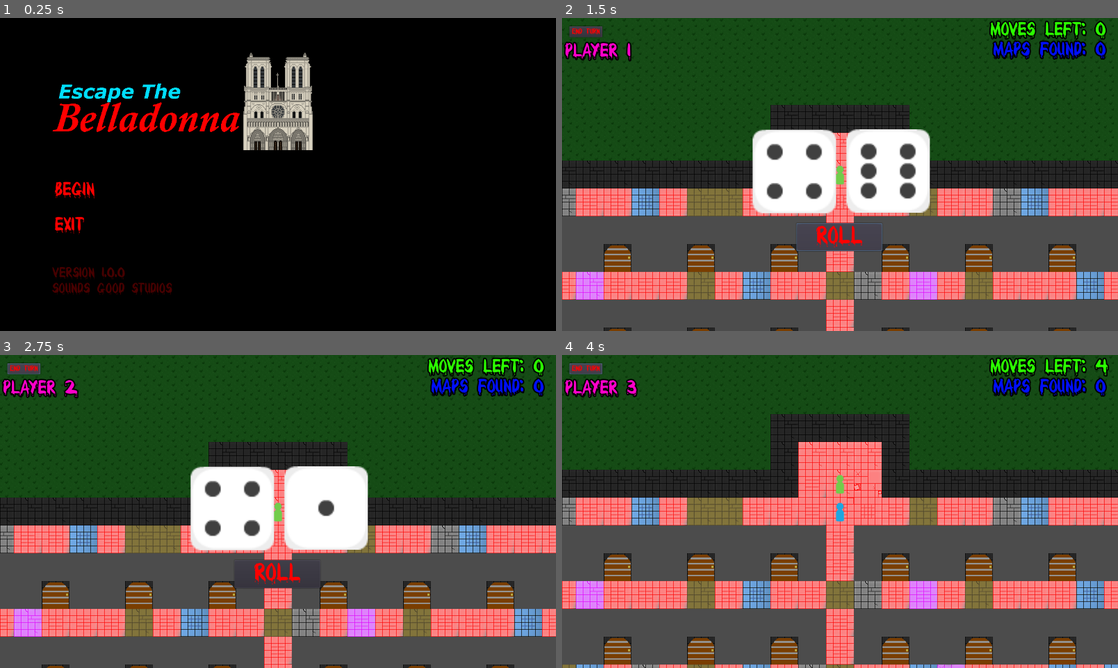
Above: before the commit, frames 1-4 (two rows, left to right).
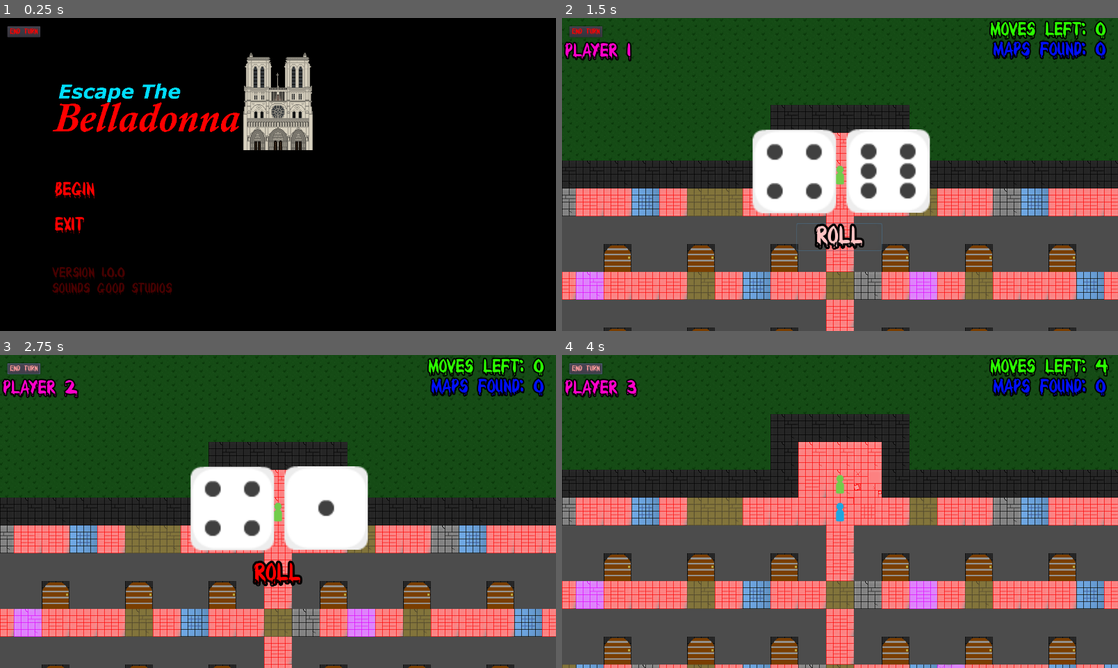
Above: after the commit, the same moments.

Repository: 44351-w22/protech-adaptation-game-sounds-good-studios
Game: Godot game, scene res://World.tscn
Same seed, same stepped clock (60 frames per second), same inputs: the game is played once before the commit and once after it.
Inputs:
- Up to frame 1 (0.25 s): no input
- Up to frame 2 (1.5 s): click "Begin" at 0.5 s; click "ROLL" at 1.25 s
- Up to frame 3 (2.75 s): click "End Turn" at 2 s
- Up to frame 4 (4 s): tap Enter at 2.75 s; hold Right (ui_right) 2.78-3.53 s; hold Down (ui_down) from 3.53 s (still down)

The runs differ from the first frame. In frame 1, 0.2% of the frame differs, in the area x 1-8%, y 2-7%; in frame 2, 0.7%, in the area x 42-58%, y 65-75%; in frame 3, 0.6%; in frame 4, less than 0.1%.

Commit message:
minor ui adjustments

Diff:
--- a/Dice_Roller.tscn
+++ b/Dice_Roller.tscn
@@ -7,6 +7,8 @@
 
 [sub_resource type="DynamicFont" id=1]
 size = 52
+outline_size = 5
+outline_color = Color( 0, 0, 0, 1 )
 font_data = ExtResource( 3 )
 
 [sub_resource type="InputEventAction" id=2]
@@ -52,14 +54,15 @@
 margin_top = 92.0
 margin_right = 97.0
 margin_bottom = 156.0
-custom_colors/font_color_disabled = Color( 1, 0, 0, 1 )
-custom_colors/font_color_focus = Color( 1, 0, 0, 1 )
+custom_colors/font_color_disabled = Color( 0, 0, 0, 1 )
+custom_colors/font_color_focus = Color( 0, 0, 0, 1 )
 custom_colors/font_color = Color( 1, 0, 0, 1 )
-custom_colors/font_color_hover = Color( 1, 0, 0, 1 )
-custom_colors/font_color_pressed = Color( 1, 0, 0, 1 )
+custom_colors/font_color_hover = Color( 1, 0.768627, 0.768627, 1 )
+custom_colors/font_color_pressed = Color( 0.282353, 0, 0, 1 )
 custom_fonts/font = SubResource( 1 )
 shortcut = SubResource( 3 )
 text = "ROLL"
+flat = true
 __meta__ = {
 "_edit_use_anchors_": false
 }
--- a/Player.gd
+++ b/Player.gd
@@ -38,8 +38,6 @@
 			movesLeft -= 1
 		if movesLeft == 0:
 			emit_signal("Collision")
-		#if $CollisionShape2D.position.x != start_Position_x or $CollisionShape2D.position.y != start_Position_y:
-			#emit_signal("Collision")
 
 
 func move_tween(dir):
--- a/World.tscn
+++ b/World.tscn
@@ -22,7 +22,6 @@
 [ext_resource path="res://assets/players/pieceBlue_single18.png" type="Texture" id=21]
 [ext_resource path="res://assets/players/piecePurple_single01.png" type="Texture" id=22]
 [ext_resource path="res://assets/players/pieceWhite_single00.png" type="Texture" id=23]
-[ext_resource path="res://assets/dice/dieWhite3.png" type="Texture" id=28]
 
 [sub_resource type="ConvexPolygonShape2D" id=8]
 points = PoolVector2Array( 0, 0, 64, 0, 64, 64, 0, 64 )
@@ -384,16 +383,6 @@
 [sub_resource type="RectangleShape2D" id=33]
 extents = Vector2( 14, 24 )
 
-[sub_resource type="DynamicFont" id=44]
-size = 52
-font_data = ExtResource( 6 )
-
-[sub_resource type="InputEventAction" id=2]
-action = "ui_select"
-
-[sub_resource type="ShortCut" id=3]
-shortcut = SubResource( 2 )
-
 [sub_resource type="DynamicFont" id=35]
 font_data = ExtResource( 6 )
 
@@ -499,17 +488,8 @@
 
 [node name="Dice_Roller" parent="CanvasLayer" instance=ExtResource( 5 )]
 visible = false
-totalRoll = 4
-
-[node name="DiceB" parent="CanvasLayer/Dice_Roller/Container" index="1"]
-texture = ExtResource( 28 )
-
-[node name="Button" parent="CanvasLayer/Dice_Roller/Container" index="2"]
-custom_fonts/font = SubResource( 44 )
-shortcut = SubResource( 3 )
 
 [node name="EndTurn" type="Button" parent="CanvasLayer"]
-visible = false
 margin_left = 17.0
 margin_top = 19.0
 margin_right = 93.0
@@ -517,8 +497,8 @@
 custom_colors/font_color_disabled = Color( 1, 0, 0, 1 )
 custom_colors/font_color_focus = Color( 1, 0, 0, 1 )
 custom_colors/font_color = Color( 1, 0, 0, 1 )
-custom_colors/font_color_hover = Color( 1, 0, 0, 1 )
-custom_colors/font_color_pressed = Color( 1, 0, 0, 1 )
+custom_colors/font_color_hover = Color( 1, 0.615686, 0.615686, 1 )
+custom_colors/font_color_pressed = Color( 0.411765, 0, 0, 1 )
 custom_fonts/font = SubResource( 35 )
 shortcut = SubResource( 37 )
 text = "End Turn"
@@ -605,6 +585,7 @@
 }
 
 [node name="Pause" parent="CanvasLayer" instance=ExtResource( 19 )]
+visible = false
 
 [node name="OutSideTileMap" parent="." instance=ExtResource( 7 )]
 tile_data = PoolIntArray( -1376301, 1, 0, -1376300, 1, 0, -1376299, 1, 0, -1376298, 1, 0, -1376297, 1, 0, -1376296, 1,  …(95118 unchanged characters)…
Not shown: 1 places in World.tscn that only renumber resources
